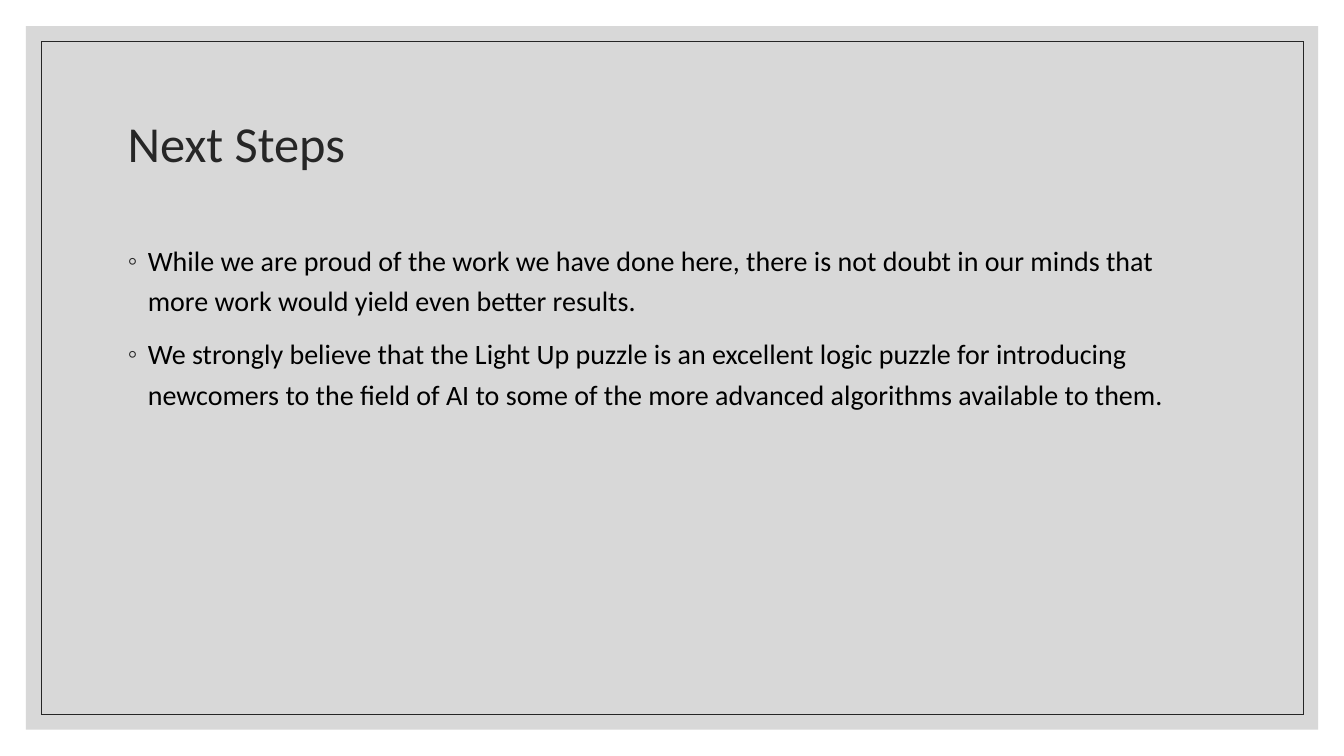
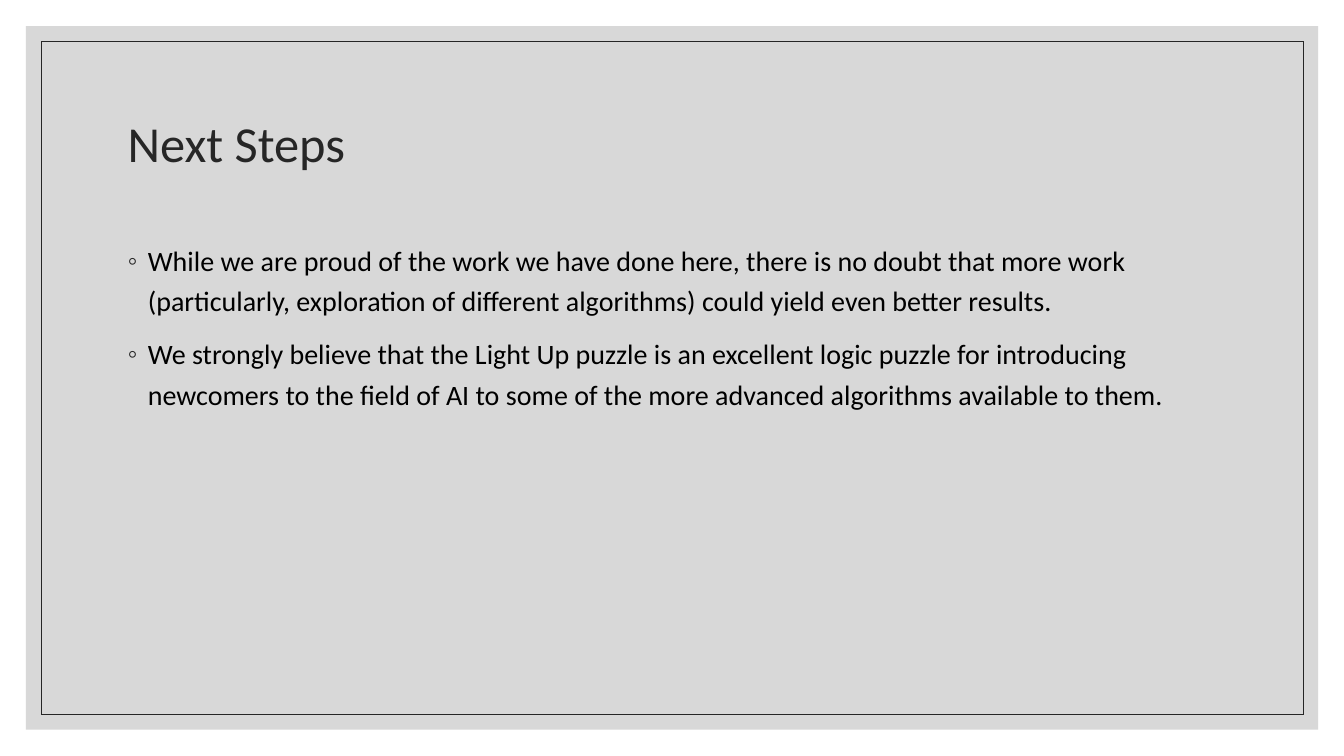
Before and after one commit to JSLBrowning/COMP-6606-Final-Project, a slide deck: slide 8 of Presentation/Final/Final Presentation.pptx. Drawn at 1344x756 pixels with LibreOffice and Linux fonts; fonts in the diff are those of the drawing. Boxes give left, top, right and bottom in pixels: in the first picture for what was removed or moved away, otherwise in the second. Text is boxed around its words. In the diff, an @@ line names an element or a change of style, - is before the commit and + after.

```diff
--- a/Presentation/Final/Final Presentation.pptx
+++ b/Presentation/Final/Final Presentation.pptx
@@ text at (148,251,1125,316): text changed @@
-◦ While we are proud of the work we have done here, there is not doubt in our minds that more work would yield even better results.
+◦ While we are proud of the work we have done here, there is no doubt that more work (particularly, exploration of different algorithms) could yield even better results.
```
Also in this commit, not shown: 4 other slides changed.
